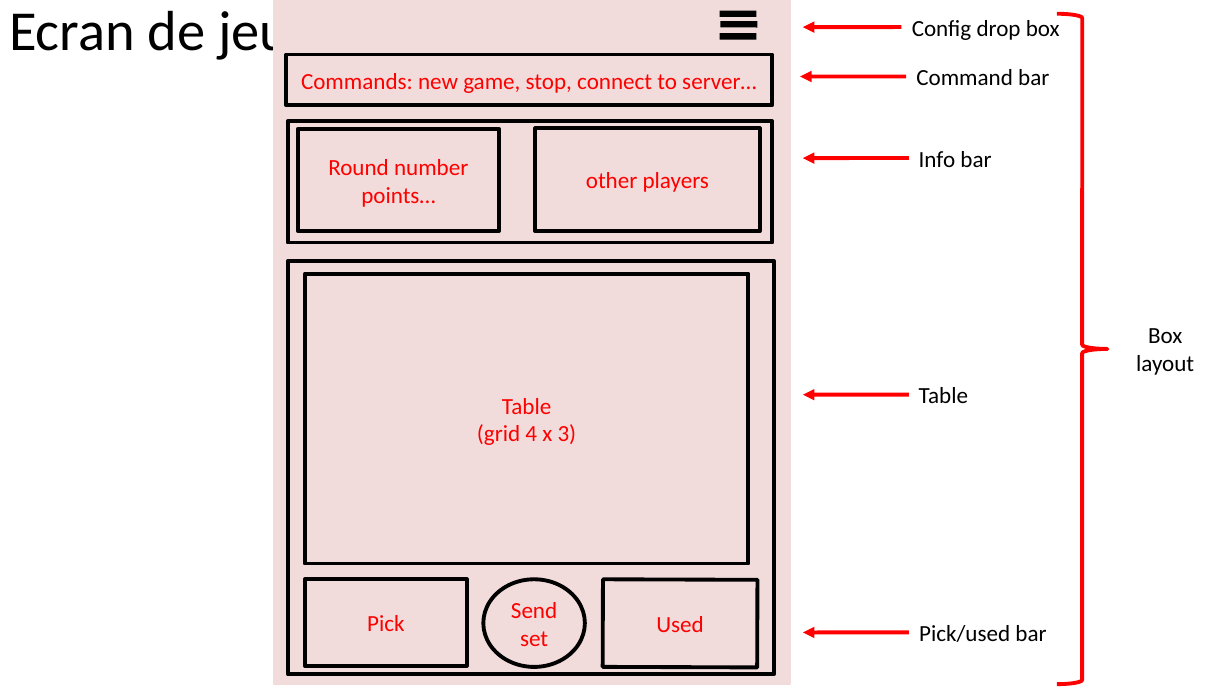
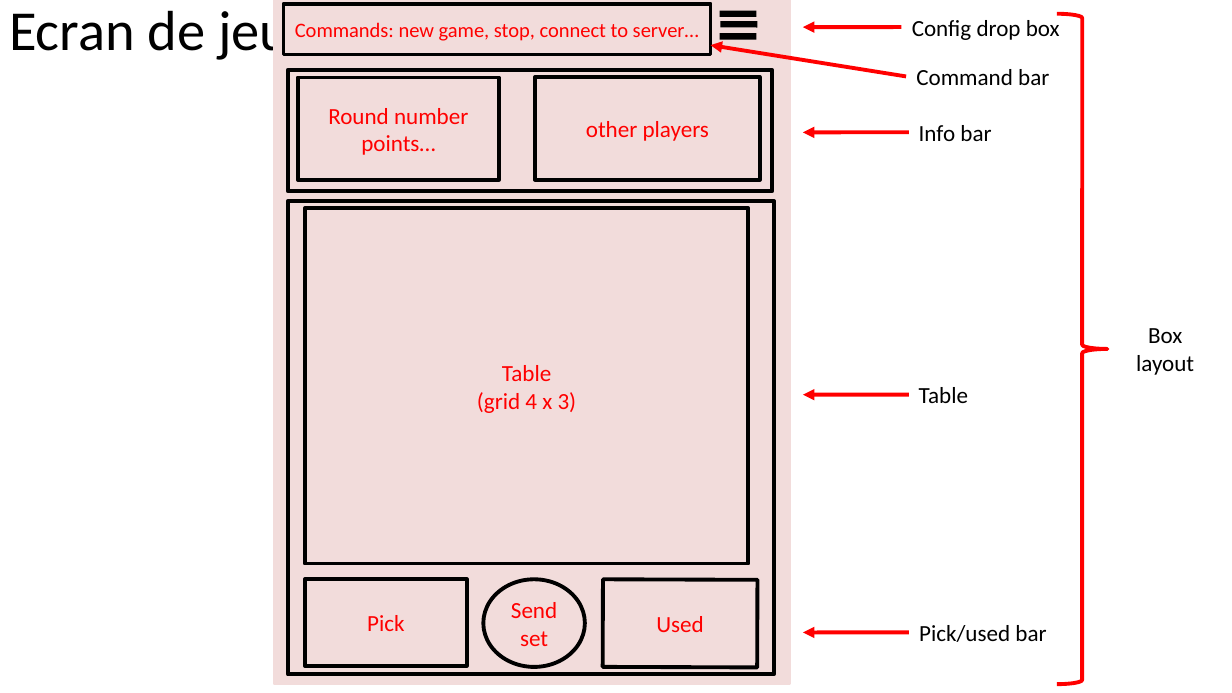
Before and after one commit to tsouche/setgame, a slide deck: slide 1 of client/images/Python - Set - Maquette et icones.pptx. Drawn at 1232x693 pixels with LibreOffice and Linux fonts; fonts in the diff are those of the drawing. Boxes give left, top, right and bottom in pixels: in the first picture for what was removed or moved away, otherwise in the second. Text is boxed around its words. In the diff, an @@ line names an element or a change of style, - is before the commit and + after.

```diff
--- a/client/images/Python - Set - Maquette et icones.pptx
+++ b/client/images/Python - Set - Maquette et icones.pptx
@@ rectangle "Commands: new game, stop, connect ...": place and size @@
-rectangle "Commands: new game, stop, connect ..." at bbox=[287, 55, 773, 105]
+rectangle "Commands: new game, stop, connect ..." at bbox=[284, 4, 711, 55]
@@ rectangle "Commands: new game, stop, connect ..." at bbox=[284, 4, 711, 55]: size 18 to 16 pt @@
@@ freeform shape: place and size @@
-freeform shape at bbox=[800, 77, 907, 77]
+freeform shape at bbox=[711, 45, 907, 77]
@@ 3 rectangles: place and size @@
-3 rectangles at bbox=[287, 121, 772, 242]
+3 rectangles at bbox=[287, 70, 772, 191]
@@ text "Info bar": place and size @@
-text "Info bar" at bbox=[919, 151, 991, 167]
+text "Info bar" at bbox=[919, 125, 991, 141]
@@ freeform shape: place and size @@
-freeform shape at bbox=[803, 158, 909, 158]
+freeform shape at bbox=[803, 132, 909, 132]
@@ rectangle: place and size @@
-rectangle at bbox=[287, 261, 774, 674]
+rectangle at bbox=[287, 201, 774, 675]
@@ rectangle "Table": place and size @@
-rectangle "Table" at bbox=[305, 274, 749, 564]
+rectangle "Table" at bbox=[305, 208, 749, 564]
```
Also in this commit, not shown: 2 other slides changed, 8 other files.
